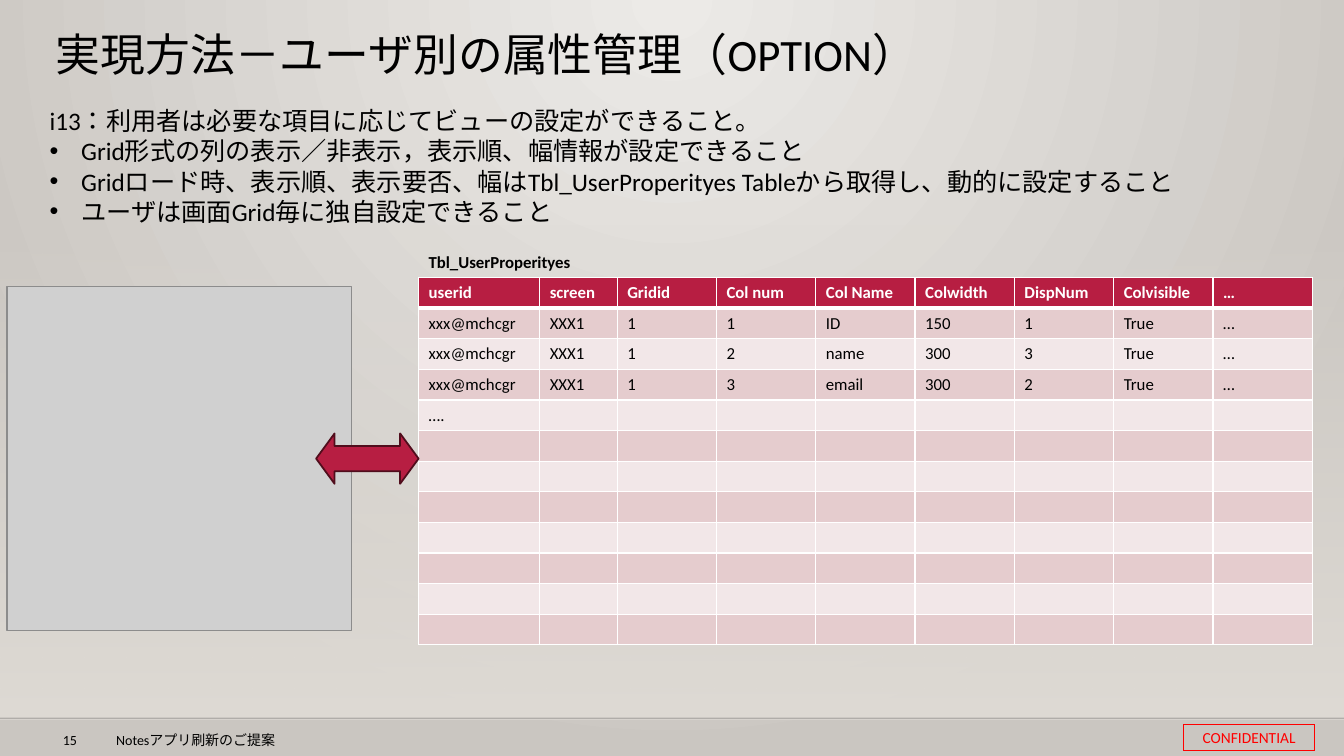
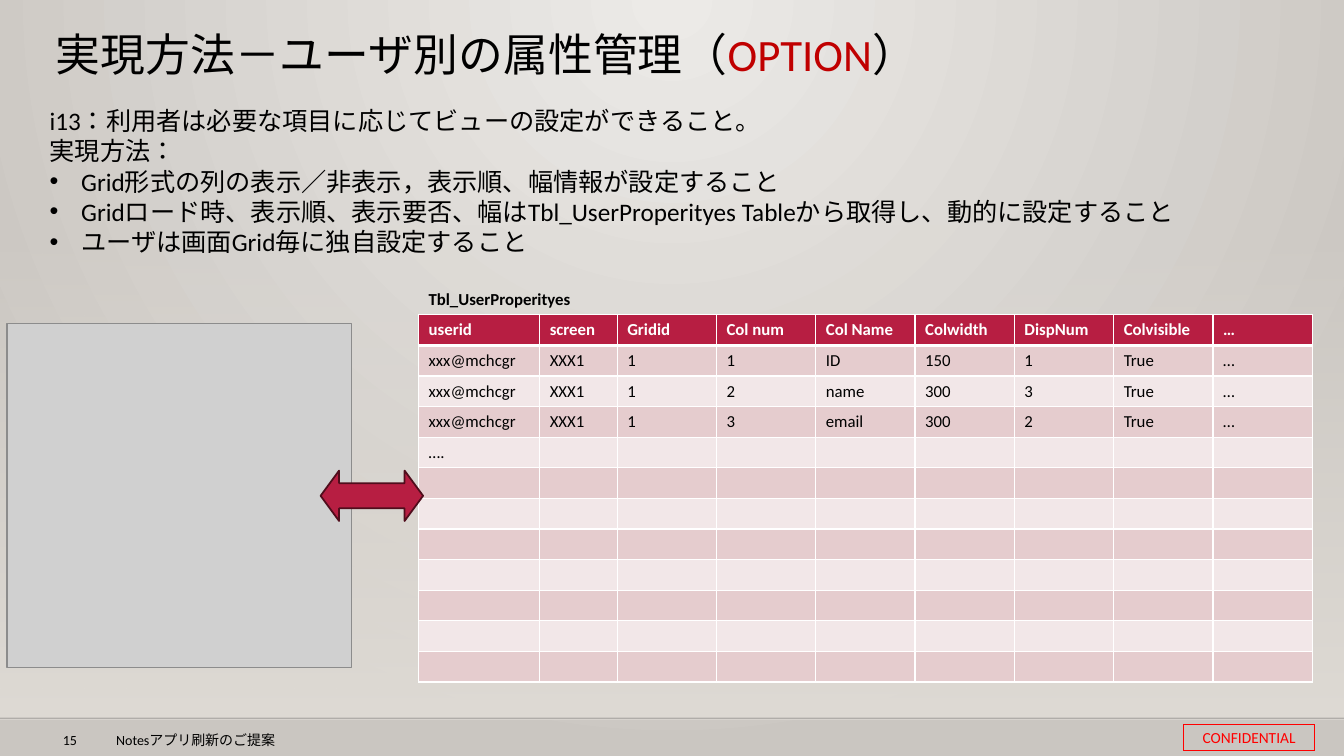
Before and after one commit to 0494938/Notes--CMS-Online, a slide deck: slide 15 of Notesアプリ刷新プロジェクト提案見積もり.pptx. Drawn at 1344x756 pixels with LibreOffice and Linux fonts; fonts in the diff are those of the drawing; grey boxes stand for pictures; background and template pictures are left out. Boxes give left, top, right and bottom in pixels: in the first picture for what was removed or moved away, otherwise in the second. Text is boxed around its words. In the diff, an @@ line names an element or a change of style, - is before the commit and + after.

```diff
--- a/Notesアプリ刷新プロジェクト提案見積もり.pptx
+++ b/Notesアプリ刷新プロジェクト提案見積もり.pptx
@@ title "実現方法－ユーザ別の属性管理（OPTION）" at (x1=56, y1=33, x2=917, y2=75): text colour #000000 to #C00000 in "実現方法－ユーザ別の属性管理（OPTION）" @@
@@ text at (x1=50, y1=138, x2=780, y2=194): text changed @@
-• Grid形式の列の表示／非表示，表示順、幅情報が設定できること
+実現方法：
+• Grid形式の列の表示／非表示，表示順、幅情報が設定すること
@@ text at (x1=81, y1=230, x2=527, y2=253): text changed @@
-• ユーザは画面Grid毎に独自設定できること
+• ユーザは画面Grid毎に独自設定すること
@@ text "Tbl_UserProperityes" moved from (x1=429, y1=256, x2=571, y2=271) to (x1=429, y1=293, x2=571, y2=308) @@
@@ picture moved from (x1=7, y1=286, x2=351, y2=630) to (x1=7, y1=324, x2=351, y2=667) @@
@@ table moved from (x1=418, y1=277, x2=1316, y2=660) to (x1=418, y1=315, x2=1316, y2=698) @@
@@ left right arrow moved from (x1=317, y1=434, x2=419, y2=484) to (x1=321, y1=471, x2=423, y2=521) @@
```
Also in this commit, not shown: 6 other slides changed, 1 other file.
